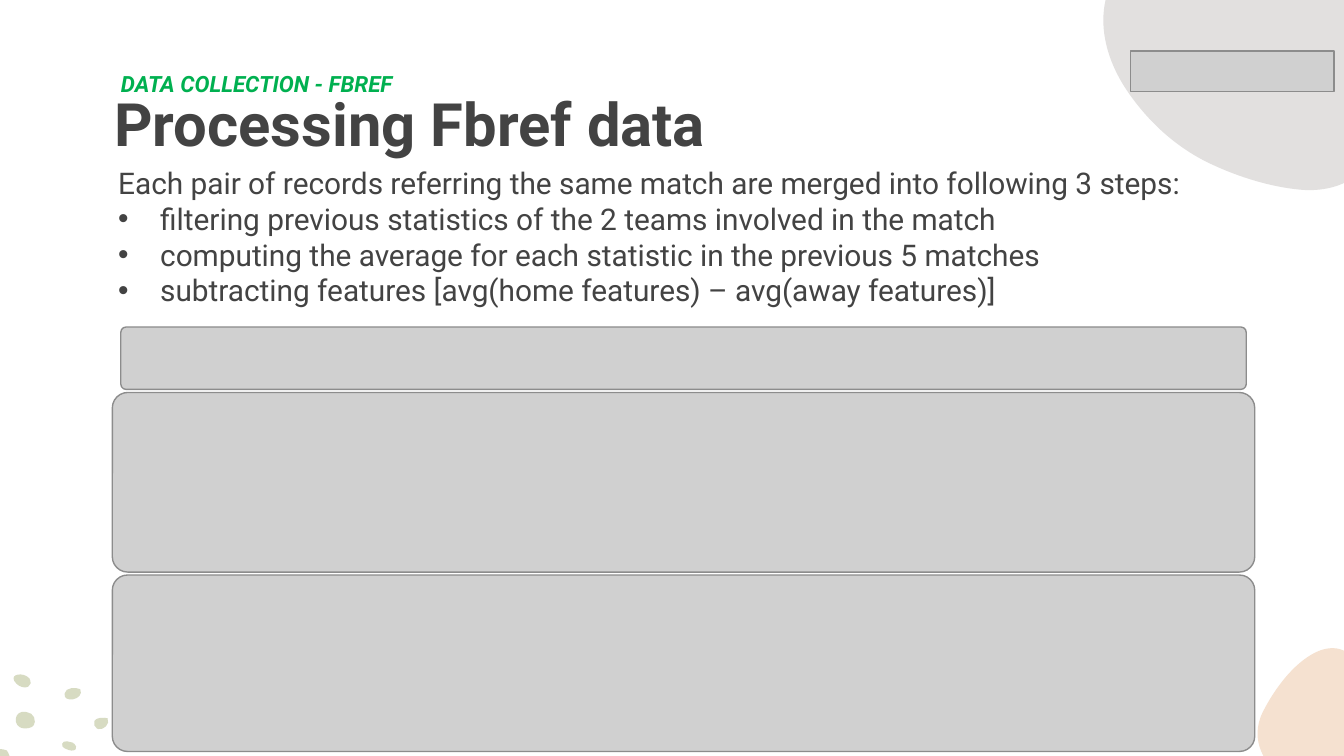
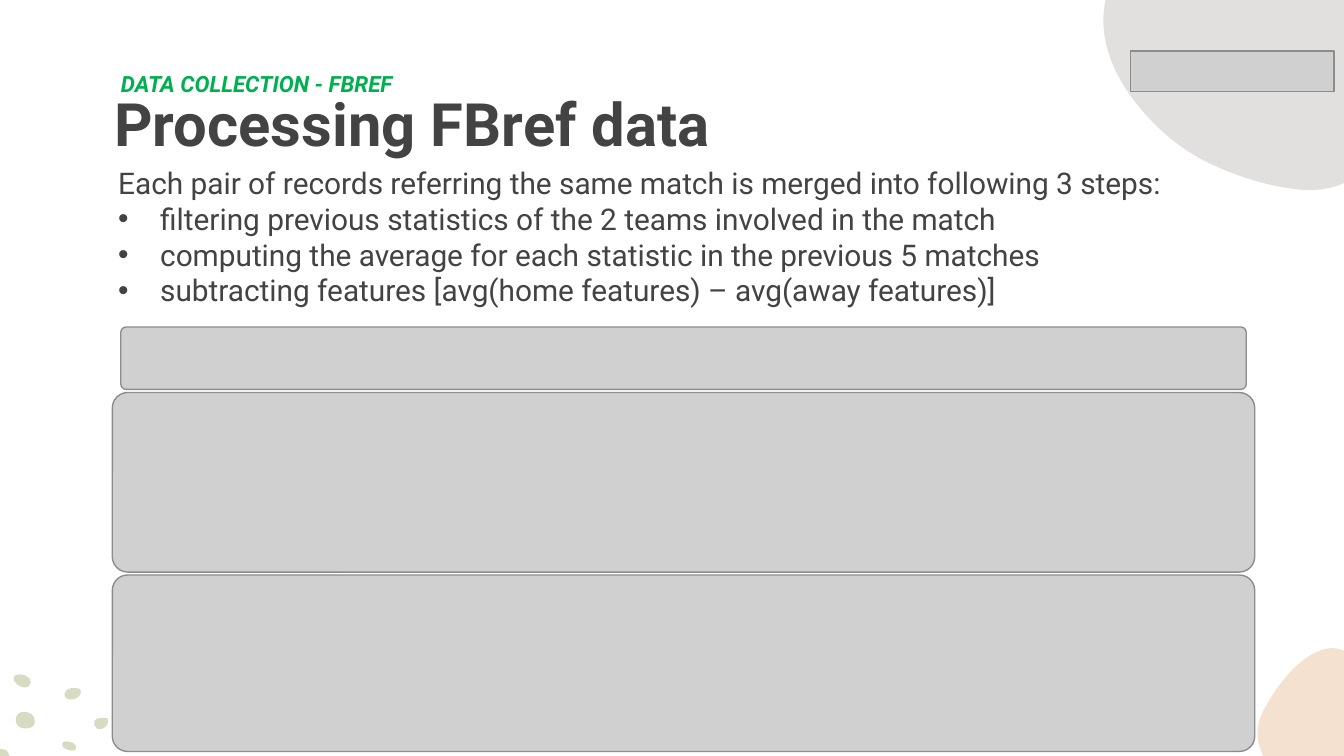
Before and after one commit to Malesone/The-winner-of-the-next-game, a slide deck: slide 7 of Presentation.pptx. Drawn at 1344x756 pixels with LibreOffice and Linux fonts; fonts in the diff are those of the drawing; grey boxes stand for pictures; background and template pictures are left out. Boxes give left, top, right and bottom in pixels: in the first picture for what was removed or moved away, otherwise in the second. Text is boxed around its words. In the diff, an @@ line names an element or a change of style, - is before the commit and + after.

```diff
--- a/Presentation.pptx
+++ b/Presentation.pptx
@@ text at [114, 90, 710, 159]: text changed @@
-Processing Fbref data
+Processing FBref data
@@ text at [118, 171, 1160, 200]: text changed @@
-Each pair of records referring the same match are merged into following 3 steps:
+Each pair of records referring the same match is merged into following 3 steps:
```
Also in this commit, not shown: 5 other slides changed, 4 slides added, 1 slide removed, 1 other file.
